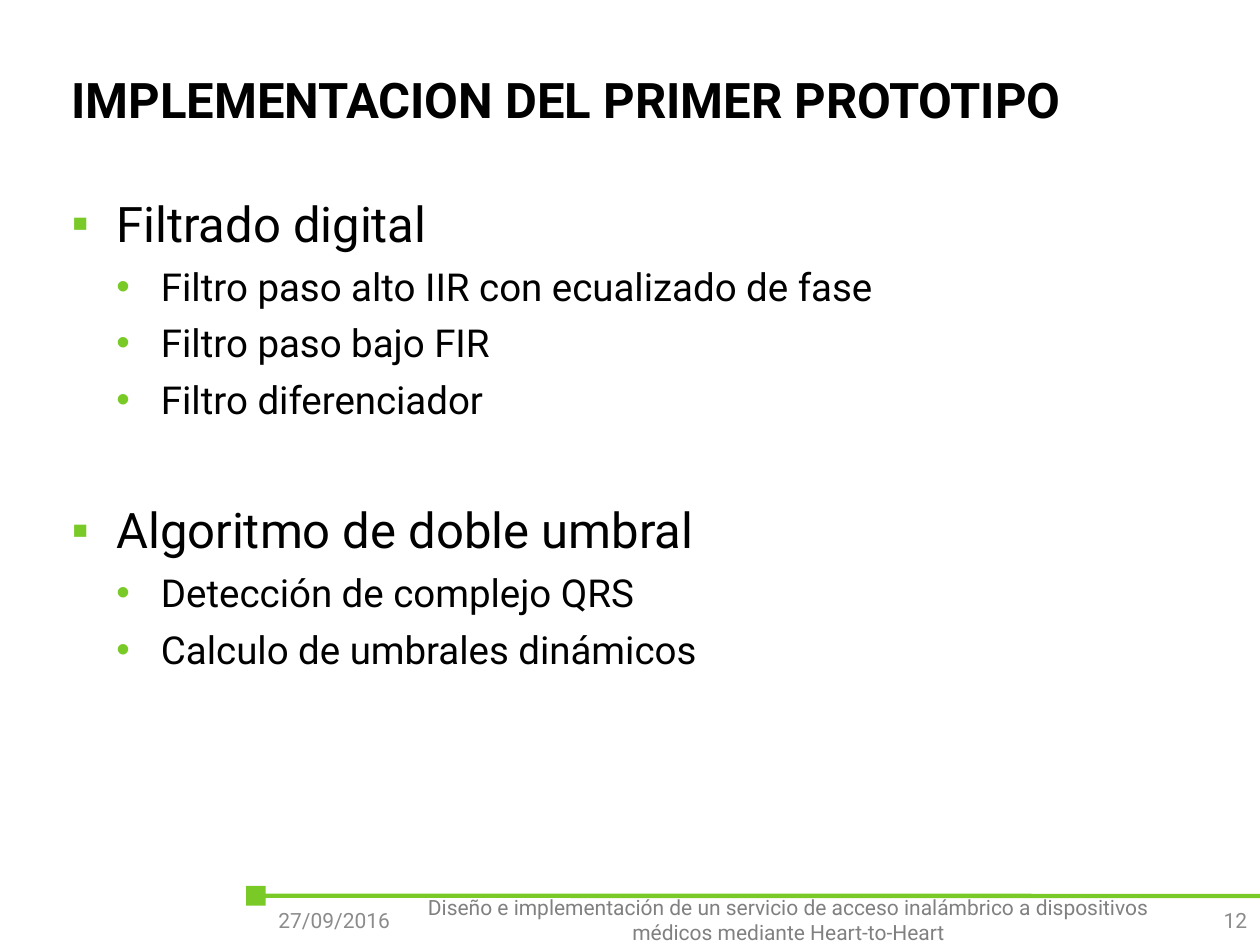
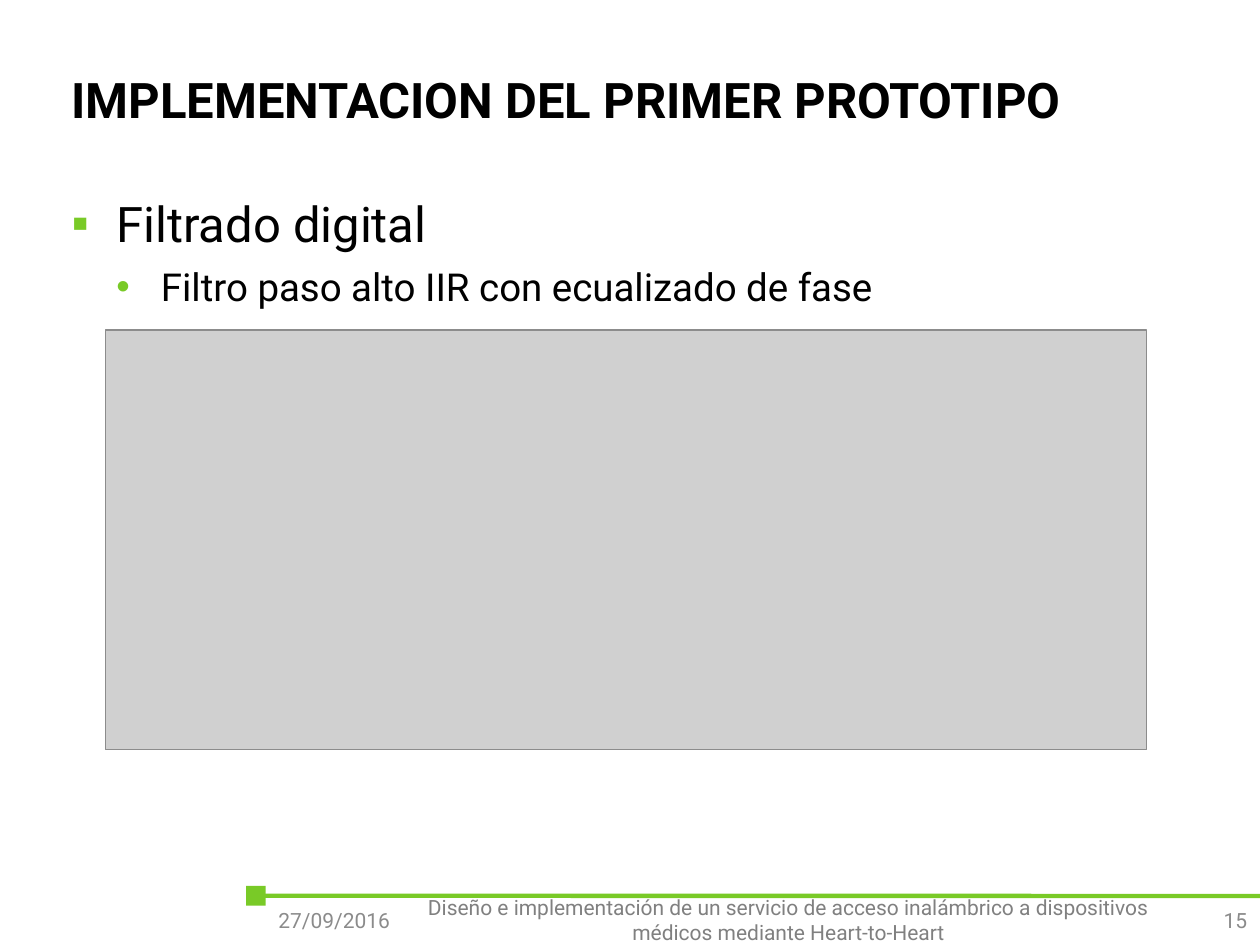
Before and after one commit to outsidersdelaelectronica/tiic-2015, a slide deck: slide 15 of doc/Tomas/presentacion/Diseño e implementación de un servicio de acceso inalámbrico a dispositivos médicos mediante Heart-to-Heart.pptx (slide 12 before the commit). Drawn at 1260x945 pixels with LibreOffice and Linux fonts; fonts in the diff are those of the drawing; grey boxes stand for pictures; background and template pictures are left out. Boxes give left, top, right and bottom in pixels: in the first picture for what was removed or moved away, otherwise in the second. Text is boxed around its words. In the diff, an @@ line names an element or a change of style, - is before the commit and + after.

```diff
--- a/doc/Tomas/presentacion/Diseño e implementación de un servicio de acceso inalámbrico a dispositivos médicos mediante Heart-to-Heart.pptx
+++ b/doc/Tomas/presentacion/Diseño e implementación de un servicio de acceso inalámbrico a dispositivos médicos mediante Heart-to-Heart.pptx
@@ text at bbox=[116, 328, 696, 665]: paragraphs removed @@
-  • Filtro paso bajo FIR
-  • Filtro diferenciador
-▪ Algoritmo de doble umbral
-  • Detección de complejo QRS
-  • Calculo de umbrales dinámicos
@@ picture added at bbox=[106, 330, 1148, 750] @@
@@ page number at bbox=[1224, 913, 1248, 928]: text changed @@
-12
+15
```
Also in this commit, not shown: 12 other slides changed, 9 slides added, 20 other files.
